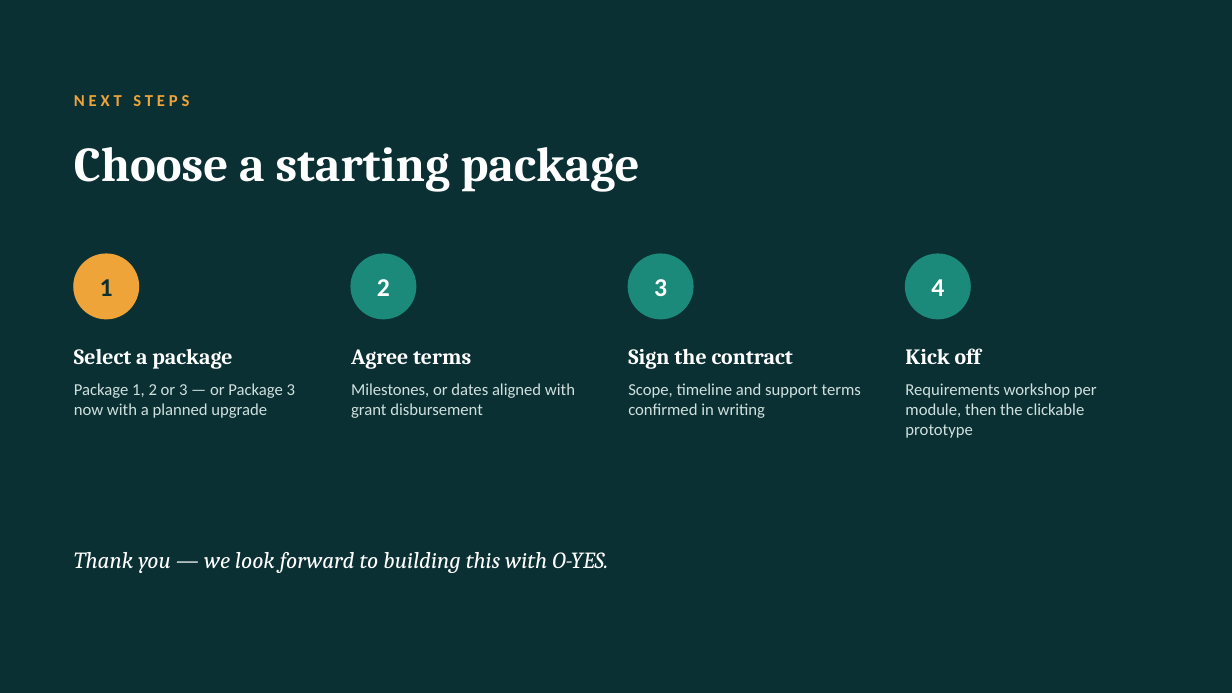
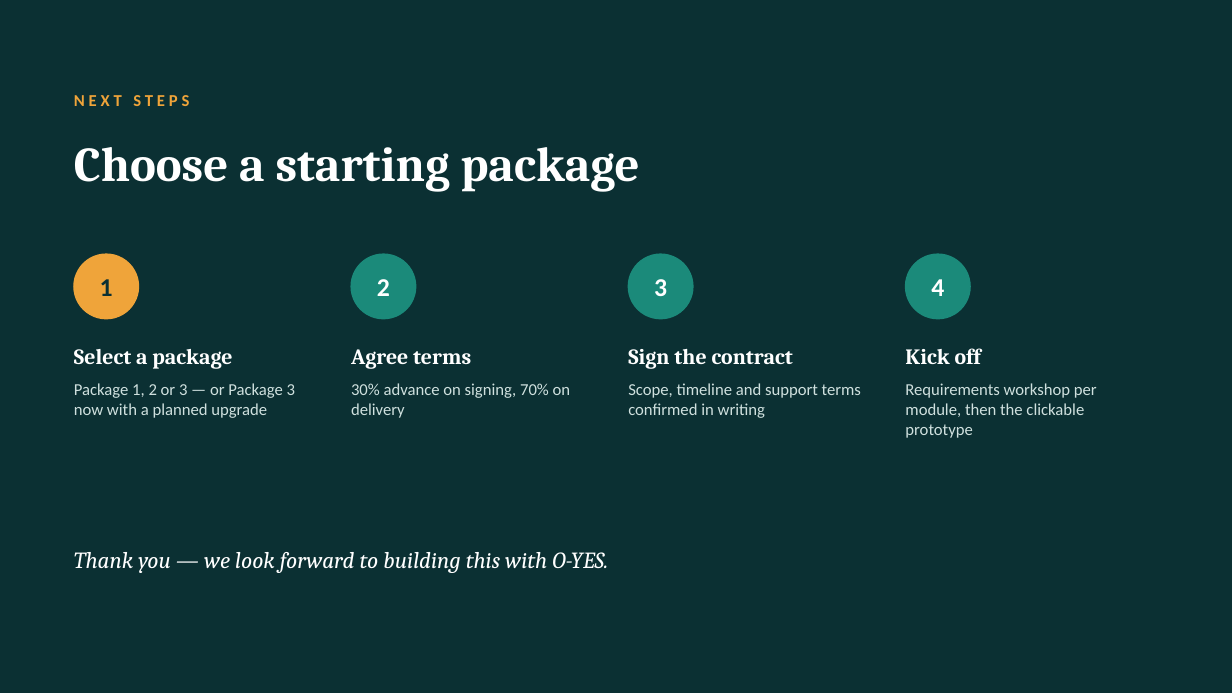
Before and after one commit to Abakas-Tech/ems-client, a slide deck: slide 8 of docs/proposals/O-YES_EMIS_Financial_Proposal.pptx (slide 11 before the commit). Drawn at 1232x693 pixels with LibreOffice and Linux fonts; fonts in the diff are those of the drawing. Boxes give left, top, right and bottom in pixels: in the first picture for what was removed or moved away, otherwise in the second. Text is boxed around its words. In the diff, an @@ line names an element or a change of style, - is before the commit and + after.

```diff
--- a/docs/proposals/O-YES_EMIS_Financial_Proposal.pptx
+++ b/docs/proposals/O-YES_EMIS_Financial_Proposal.pptx
@@ text at bbox=[351, 383, 571, 418]: text changed @@
-Milestones, or dates aligned with grant disbursement
+30% advance on signing, 70% on delivery
```
Also in this commit, not shown: 6 other slides changed, 1 slide added, 4 slides removed, 1 other file.
